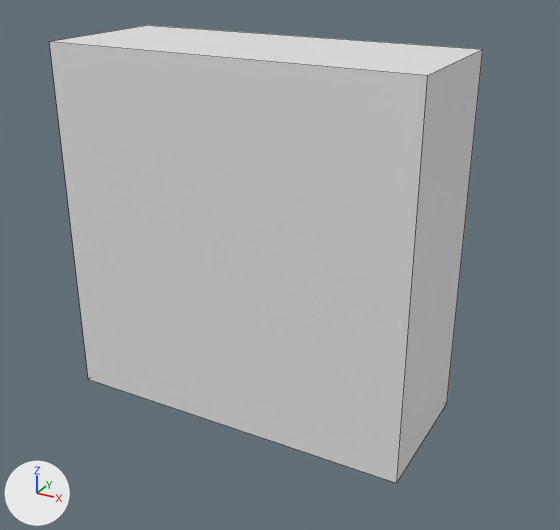
The FBX model Assets/Models/wallFill.fbx, before and after one commit.
The view is the same before and after, from a camera (50 mm lens) standing at (4.97, -8.51, 6.36) and looking at (0.35, -0.11, 2.17). Lighting does not change. The marker at lower left points along +X, +Y and +Z. Mesh edges are drawn as thin lines. Where no turn or scale is listed for an object, it has been applied to the vertices.

Names of what the first picture shows: 'Wall Fill'.
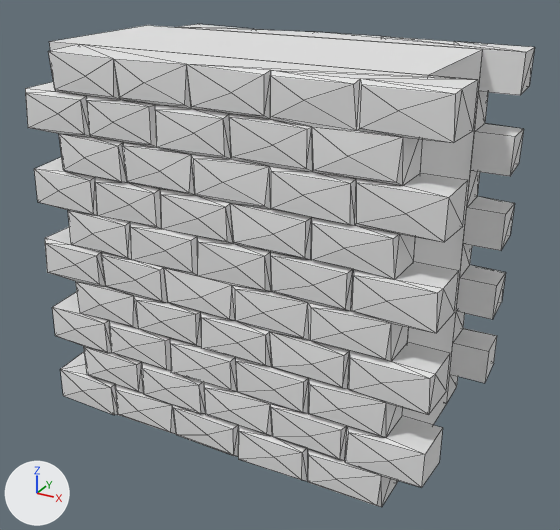
Location of each change, (x1, y1, x2, y2) in pixels of the pictures (560 x 530 px):
'Wall Fill', reshaped (17% wider)
    before: (49, 25, 483, 483)
    after: (25, 24, 535, 507)
part 1 of me_cube, added
    after: (179, 24, 535, 482)
part 2 of me_cube, added
    after: (25, 44, 478, 507)

The change in detail:
Material 'Material.001' (mat_material_001) is new.
Its base color is (0.8, 0.8, 0.8) (white #e7e7e7).
Its roughness is 0.69.
me_cube is used by ob_wall_fill; location (0.0, 0.0, 0.0).
me_cube had 8 vertices, 6 faces and spanned x -2.5..2.5, y -1.0..1.0, z 0.0..5.0.
me_cube now has 734 vertices, 1274 faces and spans x -2.5..3.0, y -1.57..1.57, z 0.0..5.0.
me_cube part 1: 363 vertices added at x -2.5..3.0, y 1.0..1.57, z 0.0..5.0.
me_cube part 2: 363 vertices added at x -2.5..3.0, y -1.57..-1.0, z 0.0..5.0.
me_cube now uses material mat_material_001 (white #e7e7e7).
